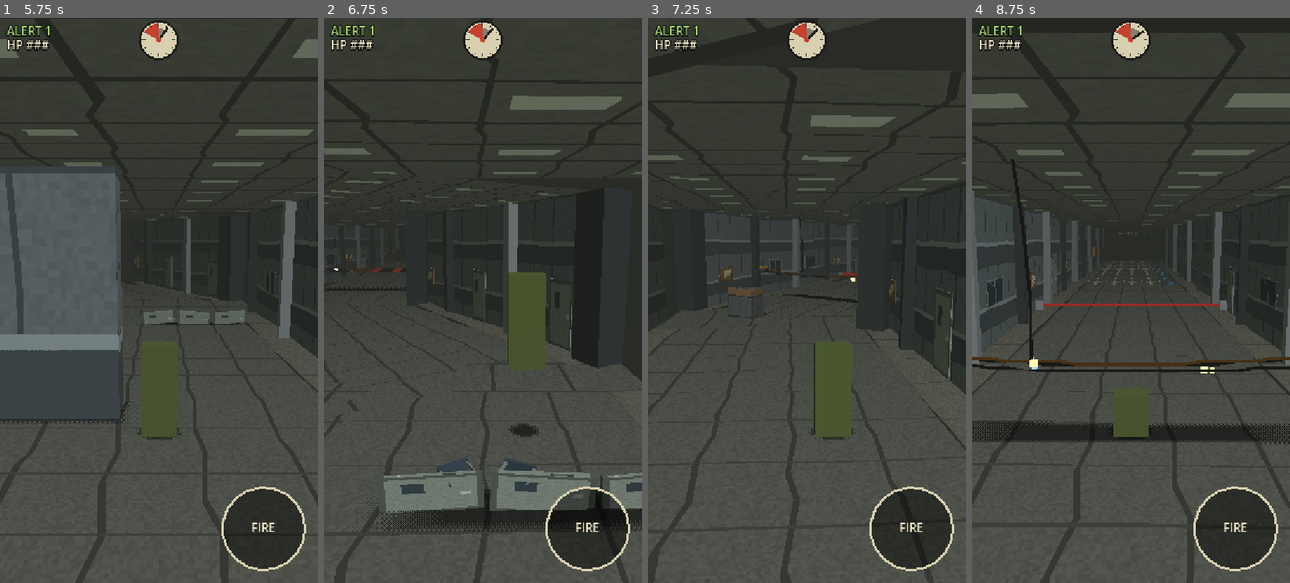
Above: before the commit, frames 1-4 (left to right).
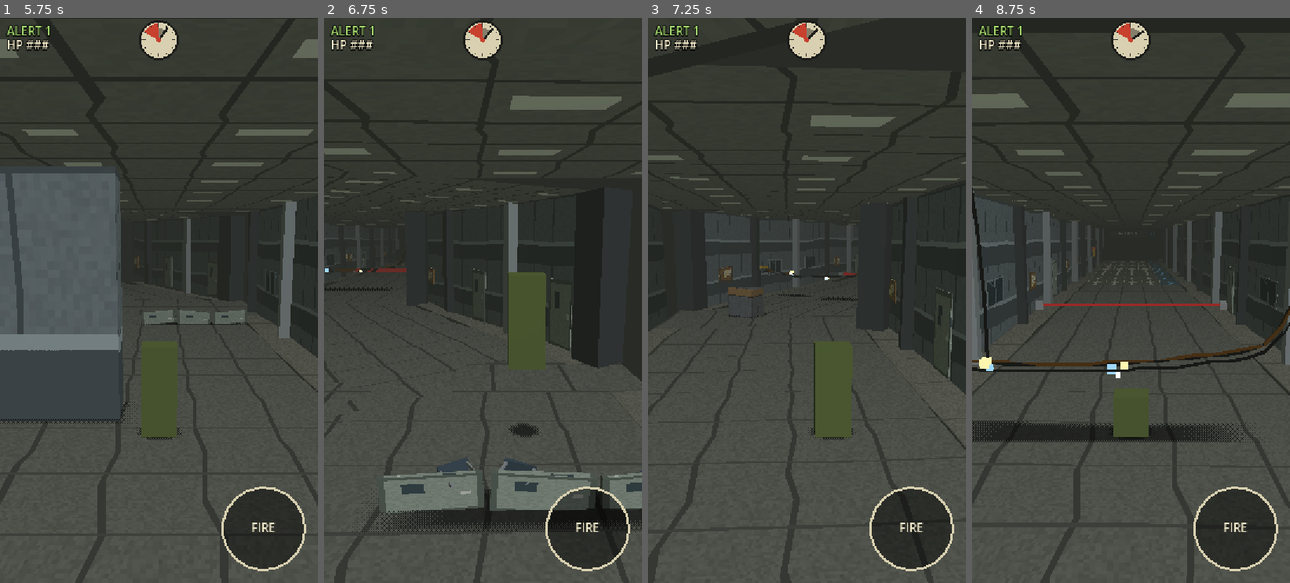
Above: after the commit, the same moments.

Repository: lhunt-gdev/get-to-the-chopper-test
Game: Godot game, scene res://tests/autoplay/autoplay.tscn
Two runs of this game, one before a commit and one after it. Both use one fixed random seed, a clock stepped at 60 frames per second and the inputs below. This scene is started directly instead of the project's main scene.
Inputs (mouse positions are in pixels of both pictures, inside the frame that each line leads up to):
- Up to frame 1 (5.75 s): tap Enter (ui_accept) at 0.5, 0.77, 3.77 s; move the mouse to (143, 413) at 0.52 s; hold Up (ui_up) 0.53-1.25 s; click (143, 413) at 0.67 s; drag from (254, 385) to (143, 413) at 1.27 s; move the mouse to (63, 215) at 2.02 s; hold Left (ui_left) 2.03-2.75 s; drag from (174, 300) to (63, 215) at 2.77 s; move the mouse to (111, 159) at 3.52 s; hold Down (ui_down) 3.53-4.25 s; drag from (228, 272) to (111, 159) at 4.27 s; move the mouse to (95, 328) at 5.02 s; hold Up (ui_up) from 5.03 s (still down); click (95, 328) at 5.17 s
- Up to frame 2 (6.75 s): release Up (ui_up) at 5.75 s; drag from (514, 176) to (419, 328) at 5.77 s; move the mouse to (467, 413) at 6.52 s; hold Right (ui_right) from 6.53 s (still down)
- Up to frame 3 (7.25 s): keep holding Right (ui_right); tap Enter (ui_accept) at 6.77 s
- Up to frame 4 (8.75 s): release Right (ui_right) at 7.25 s; drag from (1226, 385) to (1115, 413) at 7.27 s; move the mouse to (1035, 215) at 8.02 s; hold Down (ui_down) from 8.03 s (still down)

Frame 1 is identical in both runs. In frame 2, 0.1% of the frame differs, in the area x 0-26%, y 38-49%; in frame 3, 0.2%; in frame 4, 3.1%, in the area x 0-100%, y 25-76%.

Commit message:
Limit live wires to 3 or 4 lanes
User rule: low-hanging live wires never span all 5 lanes. Route
validation enforces 3 or 4 neighbouring lanes for wires (ordinary pipes
are unaffected). The two full-width wire runs in the office are trimmed
to 4 lanes, leaving a way round.

Co-Authored-By: Claude Opus 5.5 <noreply@anthropic.com>

Diff:
--- a/game/levels/prototype_slice/route.json
+++ b/game/levels/prototype_slice/route.json
@@ -18,7 +18,7 @@
         {"kind": "wall", "lanes": [0, 1], "at": 64},
         {"kind": "barrier", "lanes": [2, 3, 4], "at": 72},
         {"kind": "box", "lanes": [1], "at": 90},
-        {"kind": "pipe", "lanes": [0, 1, 2, 3, 4], "at": 96},
+        {"kind": "pipe", "lanes": [0, 1, 2, 3], "at": 96},
         {"kind": "tripwire", "lanes": [0, 1, 2, 3, 4], "at": 108}
       ],
       "enemies": [
@@ -52,7 +52,7 @@
         {"kind": "barrier", "lanes": [0, 1, 2, 3, 4], "at": 76},
         {"kind": "wall", "lanes": [3, 4], "at": 88},
         {"kind": "box", "lanes": [2], "at": 88, "look": "crate"},
-        {"kind": "pipe", "lanes": [0, 1, 2, 3, 4], "at": 98},
+        {"kind": "pipe", "lanes": [1, 2, 3, 4], "at": 98},
         {"kind": "pipe", "lanes": [0, 1], "at": 108, "look": "pipe"},
         {"kind": "box", "lanes": [4], "at": 120, "material": "metal"}
       ],
--- a/game/route/route_graph.gd
+++ b/game/route/route_graph.gd
@@ -31,6 +31,10 @@
 const MIN_GAP := 1.0
 ## Optional per-obstacle "look" (overrides the area's default look; gameplay is unchanged).
 const LOOKS := {"pipe": ["pipe", "wires"], "box": ["crate", "desk", "cabinet"], "barrier": ["cabinet", "blockade"]}
+## Themes whose slide obstacles are live wires (unless "look" says otherwise).
+const WIRE_THEMES := ["office"]
+## Live wires span only this many neighbouring lanes (user rule: never all 5).
+const WIRE_LANES := [3, 4]
 const VIAS := ["corridor", "stairs", "ladder"]
 ## Height tiers, in tier steps (Tuning.tier_height metres each).
 const TIERS := {"roof": 1, "ground": 0, "underground": -1}
@@ -200,6 +204,13 @@
 		for ob in n.get("obstacles", []):
 			var kind := String(ob.get("kind", ""))
 			var lanes: Array = ob.get("lanes", [])
+			var wires := kind == "pipe" and String(ob.get("look", "wires" if n.get("theme", "") in WIRE_THEMES else "pipe")) == "wires"
+			if wires:
+				var span := lanes.duplicate()
+				span.sort()
+				var contiguous := not span.is_empty() and int(span[-1]) - int(span[0]) == span.size() - 1
+				if not contiguous or not span.size() in WIRE_LANES:
+					problems.append("node '%s': live wires at %s m must span 3 or 4 neighbouring lanes" % [id, ob.get("at")])
 			if ob.has("look") and not String(ob["look"]) in LOOKS.get(kind, []):
 				problems.append("node '%s': %s at %s m can't look like '%s'" % [id, kind, ob.get("at"), ob["look"]])
 			if not kind in OBSTACLE_KINDS:
--- a/tests/run_tests.gd
+++ b/tests/run_tests.gd
@@ -171,6 +171,19 @@
 	_check("box at 20.0 m overlaps barrier at 20.8 m" in problems, "objects in the same lane can't overlap")
 	_check(not "pipe at 20.5" in problems, "objects in different lanes can sit side by side")
 	_check(not "trooper at 40.2" in problems, "troopers in different lanes can stand side by side")
+	var wired := RouteGraph.from_dict({"start": "a", "nodes": [
+		{"id": "a", "theme": "office", "length": 90, "end": "extract", "obstacles": [
+			{"kind": "pipe", "lanes": [0, 1, 2, 3, 4], "at": 10},
+			{"kind": "pipe", "lanes": [0, 1], "at": 25},
+			{"kind": "pipe", "lanes": [1, 2, 3], "at": 40},
+			{"kind": "pipe", "lanes": [0, 1, 2, 3], "at": 55},
+			{"kind": "pipe", "lanes": [0, 1, 2, 3, 4], "at": 70, "look": "pipe"}]},
+	]})
+	problems = " ".join(wired.validate())
+	_check("live wires at 10 m must span 3 or 4" in problems, "live wires can't cross all 5 lanes")
+	_check("live wires at 25 m must span 3 or 4" in problems, "live wires need at least 3 lanes")
+	_check(not "at 40 m" in problems and not "at 55 m" in problems, "live wires across 3 or 4 lanes are fine")
+	_check(not "at 70 m" in problems, "an ordinary pipe can still cross all 5 lanes")
 
 
 func _test_swipe_direction() -> void:
Not shown, changed: docs/design/decision-log.md
